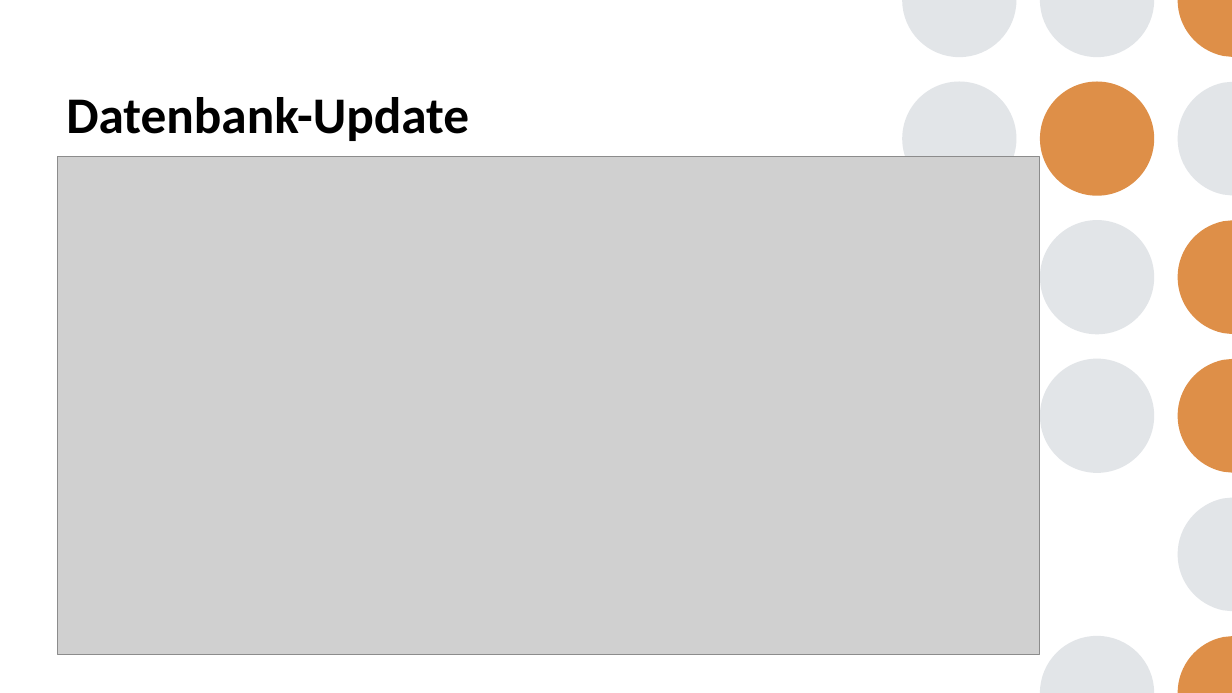
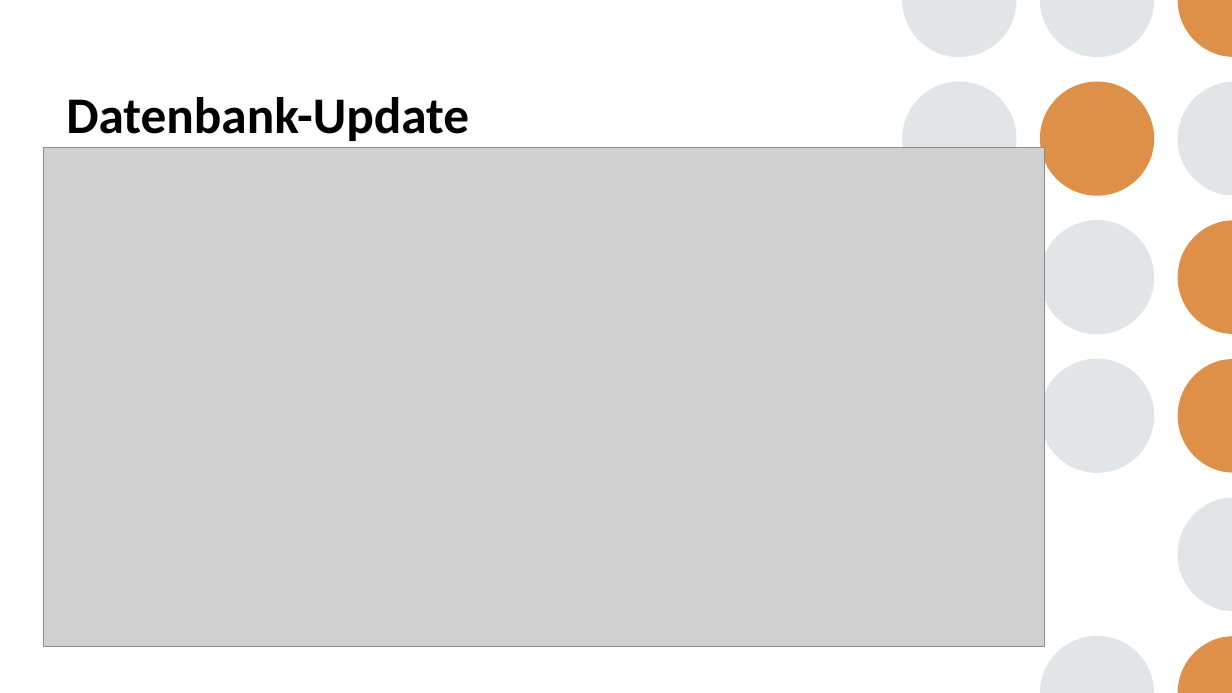
Before and after one commit to AllieW99/Feinstaubstation, a slide deck: slide 14 of Documentation/Abschlusspräsentation.pptx. Drawn at 1232x693 pixels with LibreOffice and Linux fonts; fonts in the diff are those of the drawing; grey boxes stand for pictures. Boxes give left, top, right and bottom in pixels: in the first picture for what was removed or moved away, otherwise in the second. Text is boxed around its words. In the diff, an @@ line names an element or a change of style, - is before the commit and + after.

```diff
--- a/Documentation/Abschlusspräsentation.pptx
+++ b/Documentation/Abschlusspräsentation.pptx
@@ picture: place and size @@
-picture at bbox=[57, 157, 1041, 654]
+picture at bbox=[43, 148, 1045, 647]
@@ line removed from (57, 616) to (799, 616) @@
```
Also in this commit, not shown: 5 other slides changed, 2 slides added, 2 slides removed.
